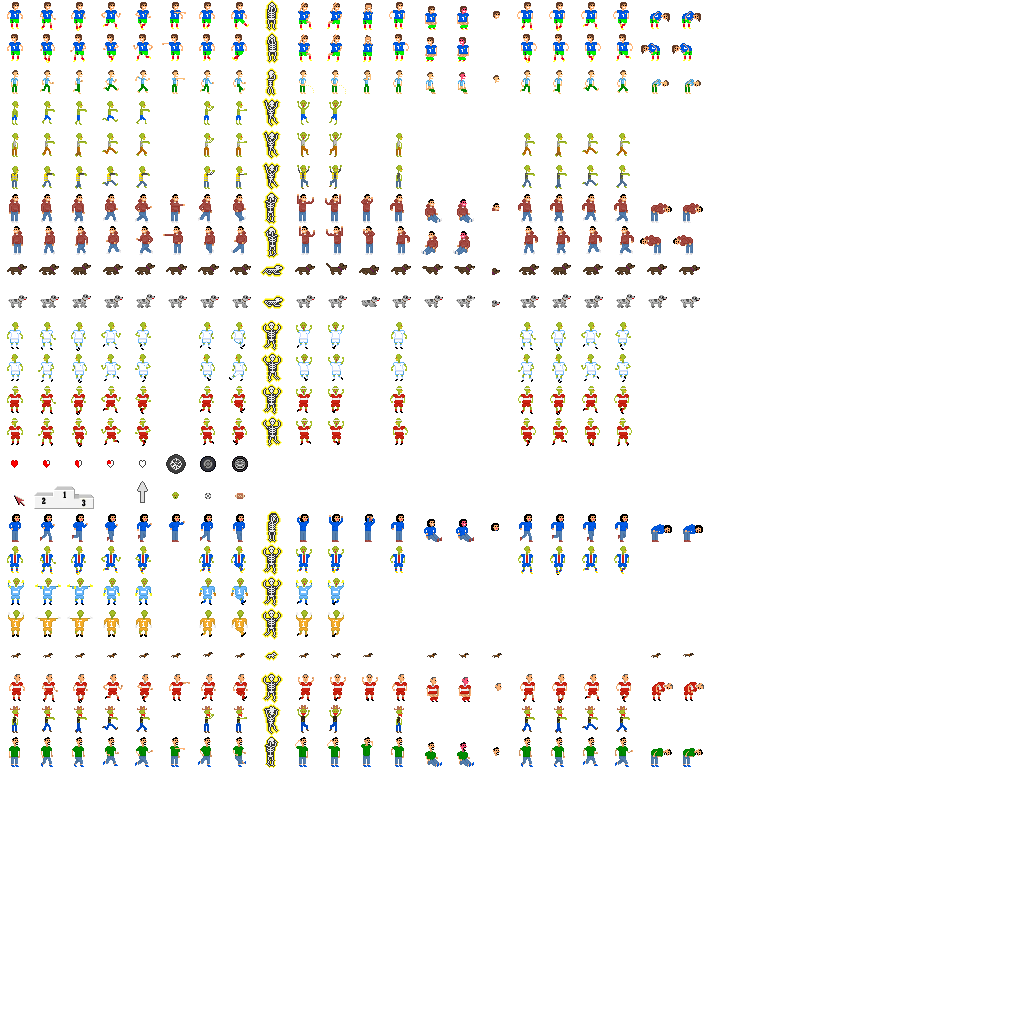
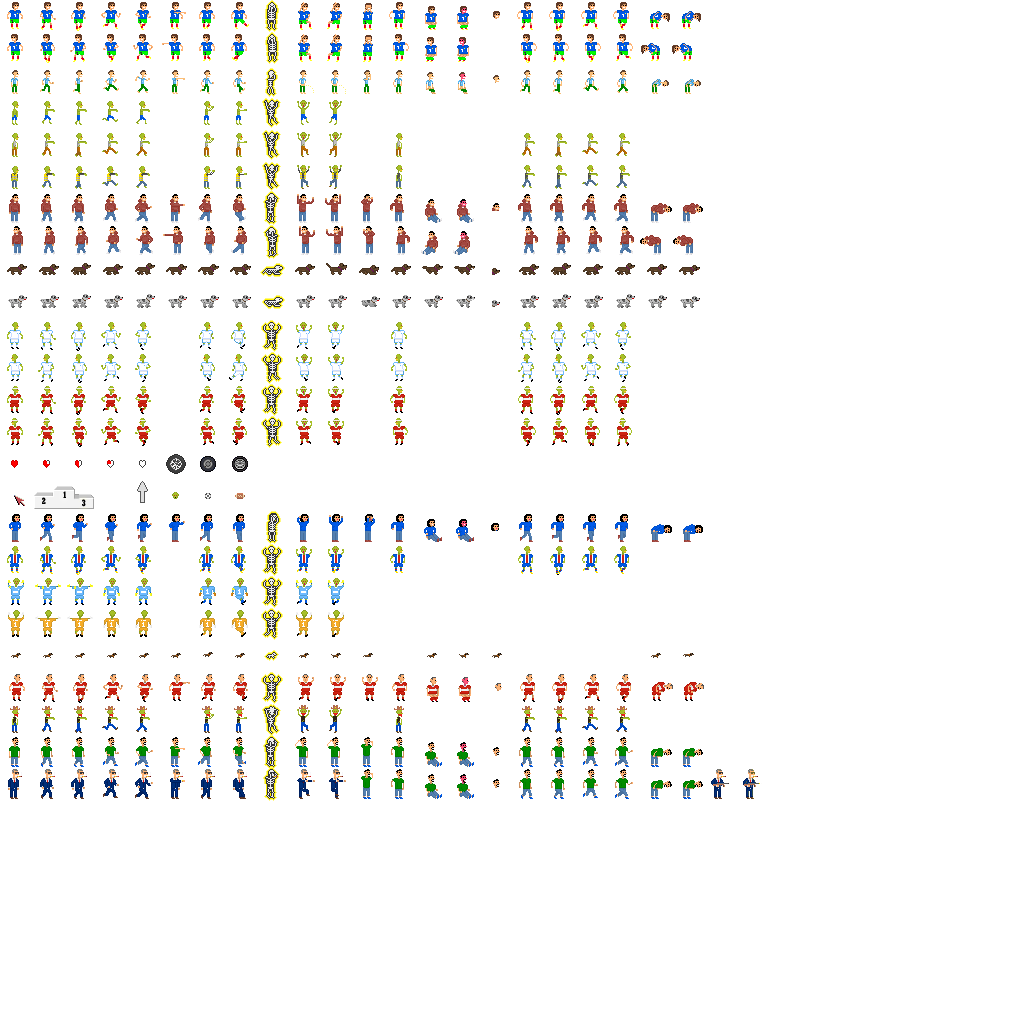
Before/after of a 1024 × 1024 layered artwork. What changed in the layer stack:
added layer "flash" above "Calque 4" over box(745, 769, 762, 799)
added layer "pat" above "Benjamin" over box(8, 768, 760, 800)
painted on "Sprites" over box(365, 35, 372, 42)
added layer "smoke" (25%) above "50% transparent" over box(21, 772, 343, 776)
painted on "50% transparent" over box(263, 735, 280, 801)
